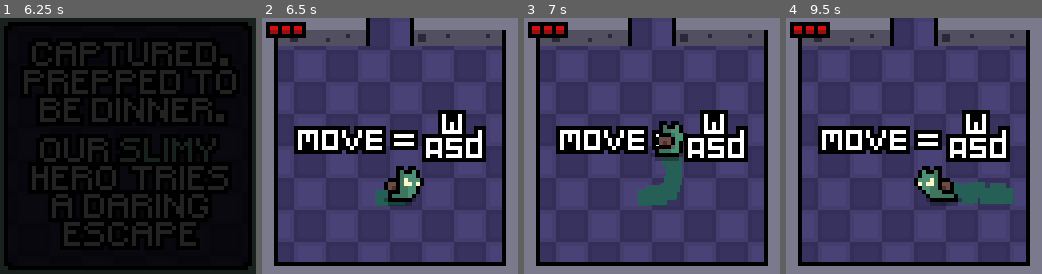
Above: before the commit, frames 1-4 (left to right).
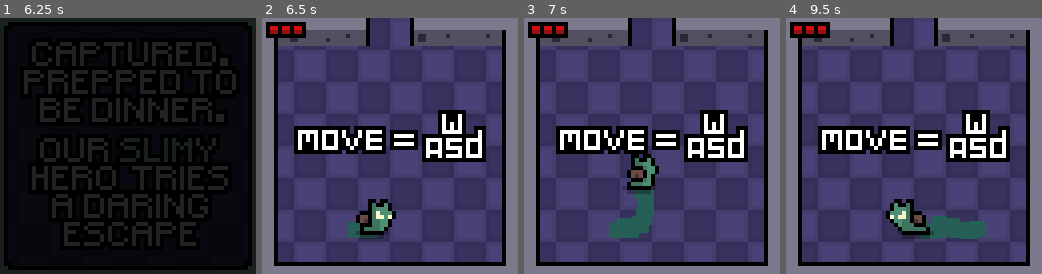
Above: after the commit, the same moments.

Repository: cl3m0ns/LOWREZ2019
Game: Godot game, scene res://Title/Title.tscn
Two runs of this game, one before a commit and one after it. Both use one fixed random seed, a clock stepped at 60 frames per second and the inputs below.
Inputs:
- Up to frame 1 (6.25 s): tap Enter at 0.5 s; hold D (move_right) 0.53-1.28 s; hold S (move_down) 1.28-2.03 s; hold D (move_right) 2.03-2.78 s; hold W (move_up) 2.78-3.53 s; hold A (move_left) 3.53-5.03 s; hold S (move_down) 5.03-5.78 s; hold D (move_right) from 5.78 s (still down)
- Up to frame 2 (6.5 s): keep holding D (move_right)
- Up to frame 3 (7 s): release D (move_right) at 6.53 s; hold W (move_up) from 6.53 s (still down)
- Up to frame 4 (9.5 s): release W (move_up) at 7.28 s; hold D (move_right) 7.28-8.03 s; hold S (move_down) 8.03-8.78 s; hold A (move_left) from 8.78 s (still down)

Frame 1 is identical in both runs. In frame 2, 4.0% of the frame differs, in the area x 33-64%, y 57-87%; in frame 3, 5.8%; in frame 4, 7.0%, in the area x 39-89%, y 57-87%.

Commit message:
maybe done?

Diff:
--- a/Bullet/Bullet.gd
+++ b/Bullet/Bullet.gd
@@ -45,7 +45,7 @@
 			body.take_damage()
 			canHurt = false
 			explode_and_die()
-		if body.get("TYPE") == "BOSS" && canHurt && body.get("canBeHurt") == true:
+		if body.get("TYPE") == "BOSS" && canHurt:
 			body.knockDir = body.get_global_position() - get_global_position()
 			body.take_damage()
 			canHurt = false
--- a/Enemies/Boss.gd
+++ b/Enemies/Boss.gd
@@ -1,7 +1,6 @@
 extends KinematicBody2D
 var TYPE = "BOSS"
-const SPEED = 20
-
+const SPEED = 30
 var moveDir = Vector2.RIGHT
 var oldDir = Vector2.ZERO
 var knockDir = Vector2.ZERO
@@ -12,10 +11,9 @@
 	MOVE,
 	ATTACK
 }
-var hp = 10
+var hp = 20
 var player = null
 var attackStart = false
-var canBeHurt = true
 var state = IDLE
 var stateChooser = [IDLE, JUMP]
 var deathName = "Boss"
@@ -59,19 +57,20 @@
 		canDamage -= 1
 
 func do_state():
+	if hp <= 0:
+		$CollisionShape2D.disabled = true
+		$Hitbox/CollisionShape2D.disabled = true
+		do_death()
+
 	match state:
 		IDLE:
-			canBeHurt = true
 			$AnimationPlayer.play('idle')
 		JUMP:
-			canBeHurt = false
 			jump()
 		MOVE:
 			collision_mask
-			canBeHurt = false
 			move()
 		ATTACK:
-			canBeHurt = false
 			attack()
 
 func attack():
@@ -116,6 +115,7 @@
 		if !GLOBAL.SOUND_OFF:
 			$HurtAudio.play()
 		if hp <= 0:
+			$DeadTimer.start()
 			do_death()
 
 func do_death():
@@ -123,15 +123,15 @@
 	var boom = bloodSplatter.instance()
 	boom.set_position(position)
 	get_parent().add_child(boom)
-	var dead = death.instance()
-	dead.set_position(position)
-	dead.deathName = "Boss"
-	get_parent().get_node("DeadEnemies").add_child(dead)
-	GLOBAL.BOSS_ROOM = false
-	get_tree().change_scene("res://Title/Win.tscn")
-	queue_free()
 
 func _on_AnimationPlayer_animation_finished(anim_name):
 	if anim_name == "land":
 		state = IDLE
 		$StateTimer.wait_time = choose([1.25, 1.5, 1.75])
+
+
+func _on_DeadTimer_timeout():
+	GLOBAL.BOSS_ROOM = false
+	get_tree().change_scene("res://Title/Win.tscn")
+	queue_free()
+	pass # Replace with function body.
--- a/Enemies/Boss.tscn
+++ b/Enemies/Boss.tscn
@@ -141,11 +141,11 @@
 texture = ExtResource( 2 )
 centered = false
 hframes = 21
-frame = 20
+frame = 8
 
 [node name="CollisionShape2D" type="CollisionShape2D" parent="."]
 light_mask = 0
-position = Vector2( 0, -1 )
+position = Vector2( 0, -10 )
 shape = SubResource( 1 )
 
 [node name="AnimationPlayer" type="AnimationPlayer" parent="."]
@@ -160,6 +160,7 @@
 [node name="CollisionShape2D" type="CollisionShape2D" parent="Hitbox"]
 position = Vector2( 0, -1 )
 shape = SubResource( 5 )
+disabled = true
 
 [node name="StateTimer" type="Timer" parent="."]
 process_mode = 0
@@ -171,6 +172,11 @@
 
 [node name="HurtAudio" type="AudioStreamPlayer2D" parent="."]
 stream = ExtResource( 3 )
+
+[node name="DeadTimer" type="Timer" parent="."]
+process_mode = 0
+wait_time = 3.0
 [connection signal="animation_finished" from="AnimationPlayer" to="." method="_on_AnimationPlayer_animation_finished"]
 [connection signal="timeout" from="StateTimer" to="." method="_on_StateTimer_timeout"]
 [connection signal="timeout" from="AttackTimer" to="." method="_on_AttackTimer_timeout"]
+[connection signal="timeout" from="DeadTimer" to="." method="_on_DeadTimer_timeout"]
--- a/Player/Player.tscn
+++ b/Player/Player.tscn
@@ -155,7 +155,7 @@
 "anims/Walk Side" = SubResource( 7 )
 
 [node name="ShootTimer" type="Timer" parent="."]
-wait_time = 0.5
+wait_time = 0.6
 one_shot = true
 
 [node name="DeathBoom" type="CPUParticles2D" parent="."]
--- a/Scenes/TestRoom.gd
+++ b/Scenes/TestRoom.gd
@@ -1,19 +1,11 @@
 extends Node2D
 
-# Declare member variables here. Examples:
-# var a = 2
-# var b = "text"
-
-# Called when the node enters the scene tree for the first time.
 func _ready():
 	if !GLOBAL.SOUND_OFF:
 		$AudioStreamPlayer2D.play()
-	pass # Replace with function body.
 
-# Called every frame. 'delta' is the elapsed time since the previous frame.
 func _process(delta):
 	if GLOBAL.SOUND_OFF:
 		$AudioStreamPlayer2D.stop()
 	elif !$AudioStreamPlayer2D.playing:
 		$AudioStreamPlayer2D.play()
-#	pass
--- a/Scenes/TestRoom.tscn
+++ b/Scenes/TestRoom.tscn
@@ -106,7 +106,6 @@
 position = Vector2( 283, 128 )
 
 [node name="Tiles" type="Node2D" parent="."]
-editor/display_folded = true
 
 [node name="Floor" parent="Tiles" instance=ExtResource( 7 )]
 tile_data = PoolIntArray( 0, 0, 0, 1, 0, 0, 2, 0, 0, 3, 0, 0, 4, 0, 0, 5, 0, 0, 6, 0, 0, 7, 0, 0, 16, 0, 0, 17, 0, 0, 1 …(3199 unchanged characters)…
@@ -115,7 +114,7 @@
 tile_data = PoolIntArray( 0, 3, 0, 1, 7, 0, 4, 8, 0, 60, 2, 0, 65536, 12, 0, 65537, 2, 0, 65538, 9, 0, 65539, 4, 0, 65540, 11, 0, 131073, 3, 0, 131074, 6, 0, 131075, 3, 0, 131076, 6, 0, 196609, 2, 0, 196610, 1, 0, 196611, 6, 0, 2424892, 4, 0, 3997700, 3, 0 )
 
 [node name="Decorations" parent="Tiles" instance=ExtResource( 9 )]
-tile_data = PoolIntArray( 4325491, 4, 0, 4325521, 3, 0, 4391023, 4, 0, 4391050, 0, 0, 4391066, 2, 0, 4391083, 0, 0, 4391089, 0, 0, 4391123, 0, 0, 4391131, 0, 0, 4522099, 4, 0, 4522158, 0, 0, 5243123, 4, 0, 6553838, 2, 0, 8519795, 4, 0, 85199 …(764 unchanged characters)…
+tile_data = PoolIntArray( 4194563, 4, 0, 4194611, 4, 0, 4325491, 4, 0, 4325521, 3, 0, 4325646, 1, 0, 4325671, 0, 0, 4325676, 0, 0, 4391023, 4, 0, 4391050, 0, 0, 4391066, 2, 0, 4391083, 0, 0, 4391089, 0, 0, 4391123, 0, 0, 4391131, 0, 0, 4391210, 0, 0, 4522099, 4, 0, 4522158, 0, 0, 5243123, 4, 0, 6029596, 3, 0, 6553838, 2, 0, 8519795, 4, 0, 85199 …(764 unchanged characters)…
 
 [node name="Controls1" type="Sprite" parent="."]
 position = Vector2( 32, 100 )
@@ -131,16 +130,10 @@
 position = Vector2( 237, 117 )
 
 [node name="Meatball" parent="." instance=ExtResource( 13 )]
-position = Vector2( 82, 115 )
-
-[node name="Meatball4" parent="." instance=ExtResource( 13 )]
-position = Vector2( 242, 213 )
+position = Vector2( 82, 115.5 )
 
 [node name="Meatball2" parent="." instance=ExtResource( 13 )]
-position = Vector2( 81, 229 )
-
-[node name="Meatball3" parent="." instance=ExtResource( 13 )]
-position = Vector2( 280, 154 )
+position = Vector2( 114, 245 )
 
 [node name="Fly" parent="." instance=ExtResource( 14 )]
 position = Vector2( 113, 22 )
@@ -151,15 +144,15 @@
 [node name="Fly4" parent="." instance=ExtResource( 14 )]
 position = Vector2( 85, 145 )
 
-[node name="Fly7" parent="." instance=ExtResource( 14 )]
-position = Vector2( 113, 247 )
-
 [node name="ThrowingEnemy2" parent="." instance=ExtResource( 15 )]
 position = Vector2( 247, 95 )
 
 [node name="ThrowingEnemy4" parent="." instance=ExtResource( 15 )]
 position = Vector2( 246, 159 )
 
+[node name="ThrowingEnemy8" parent="." instance=ExtResource( 15 )]
+position = Vector2( 246, 224 )
+
 [node name="ThrowingEnemy6" parent="." instance=ExtResource( 15 )]
 position = Vector2( 311, 158 )
 
@@ -172,6 +165,18 @@
 [node name="ThrowingEnemy3" parent="." instance=ExtResource( 17 )]
 position = Vector2( 223, 134 )
 
+[node name="ThrowingEnemy9" parent="." instance=ExtResource( 17 )]
+position = Vector2( 265, 73 )
+
+[node name="ThrowingEnemy13" parent="." instance=ExtResource( 17 )]
+position = Vector2( 276, 73 )
+
+[node name="ThrowingEnemy10" parent="." instance=ExtResource( 17 )]
+position = Vector2( 312, 73 )
+
+[node name="ThrowingEnemy12" parent="." instance=ExtResource( 17 )]
+position = Vector2( 301, 73 )
+
 [node name="ThrowingEnemy7" parent="." instance=ExtResource( 17 )]
 position = Vector2( 150, 197 )
 
@@ -181,23 +186,32 @@
 [node name="ThrowingEnemy5" parent="." instance=ExtResource( 18 )]
 position = Vector2( 201, 171 )
 
+[node name="ThrowingEnemy11" parent="." instance=ExtResource( 18 )]
+position = Vector2( 73, 209 )
+
 [node name="Fly2" parent="." instance=ExtResource( 14 )]
 position = Vector2( 174, 114 )
 
+[node name="Fly9" parent="." instance=ExtResource( 14 )]
+position = Vector2( 288, 85 )
+
 [node name="Fly5" parent="." instance=ExtResource( 14 )]
-position = Vector2( 218, 242 )
+position = Vector2( 213, 244 )
 
 [node name="Boss" parent="." instance=ExtResource( 19 )]
 position = Vector2( 289, 24 )
 
 [node name="Fly6" parent="." instance=ExtResource( 14 )]
-position = Vector2( 283, 180 )
+position = Vector2( 296, 182 )
+
+[node name="Fly8" parent="." instance=ExtResource( 14 )]
+position = Vector2( 290, 148 )
 
 [node name="Player" parent="." instance=ExtResource( 20 )]
-position = Vector2( 31, 106 )
+position = Vector2( 24, 114.229 )
 
 [node name="Camera" parent="." instance=ExtResource( 21 )]
-position = Vector2( 0, 64 )
+position = Vector2( 0, 63.5 )
 current = true
 
 [node name="Pause" parent="." instance=ExtResource( 22 )]
--- a/Title/Intro.gd
+++ b/Title/Intro.gd
@@ -6,6 +6,7 @@
 
 func _ready():
 	$TransAnim.play("fade out")
+	$ColorRect.visible = false
 	pass # Replace with function body.
 
 func _process(delta):
--- a/Title/Intro.tscn
+++ b/Title/Intro.tscn
@@ -21,3 +21,8 @@
 [node name="AnyKeyTimer" type="Timer" parent="."]
 one_shot = true
 autostart = true
+
+[node name="ColorRect" type="ColorRect" parent="."]
+margin_right = 64.0
+margin_bottom = 64.0
+color = Color( 0, 0, 0, 1 )
--- a/Title/Title.gd
+++ b/Title/Title.gd
@@ -12,6 +12,7 @@
 	$Chef1Anim.play("move")
 	$meatballAnim.play("move")
 	$TransAnim.play("fade out")
+	$ColorRect.visible = false
 	pass # Replace with function body.
 
 func _process(delta):
@@ -22,6 +23,7 @@
 	if $ClemTime.is_stopped() && nextScene:
 		$TransAnim.play("fade in")
 		yield(get_node("TransAnim"), "animation_finished")
+		$ColorRect.visible = true
 		get_tree().change_scene("res://Title/Intro.tscn")
 
 
--- a/Title/Title.tscn
+++ b/Title/Title.tscn
@@ -167,4 +167,8 @@
 
 [node name="AudioStreamPlayer2D" type="AudioStreamPlayer2D" parent="."]
 stream = ExtResource( 10 )
-attenuation = 1.0
+
+[node name="ColorRect" type="ColorRect" parent="."]
+margin_right = 64.0
+margin_bottom = 64.0
+color = Color( 0, 0, 0, 1 )
Binary file changed: Title/controls2.png
